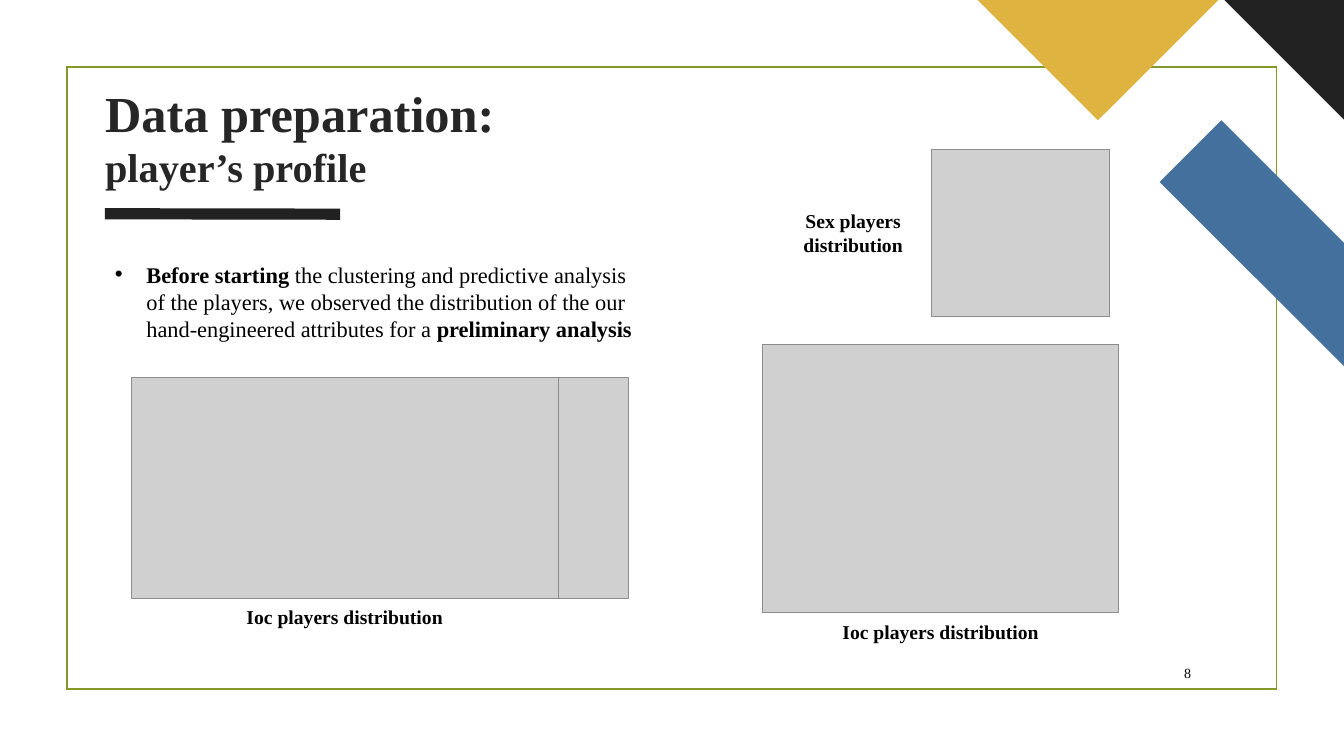
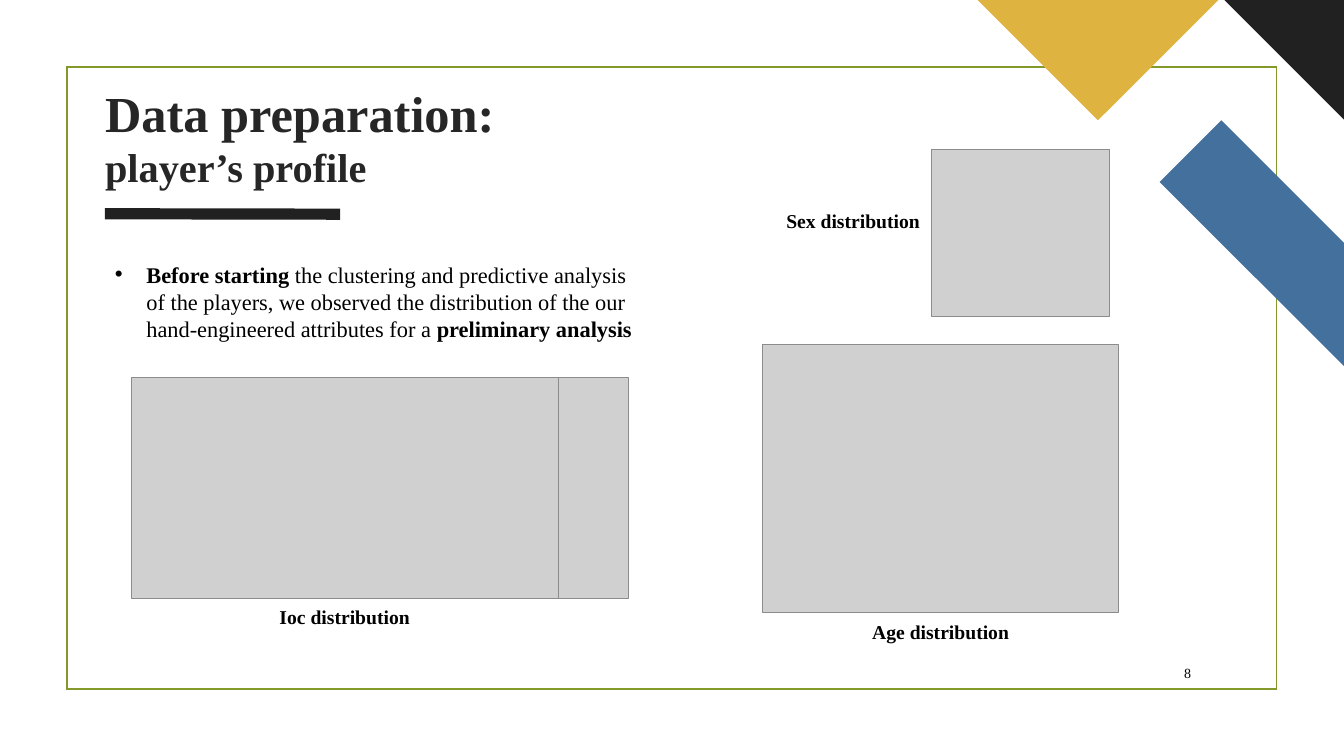
Before and after one commit to nikodallanoce/DataMiningProject, a slide deck: slide 8 of DM_14_project.pptx. Drawn at 1344x756 pixels with LibreOffice and Linux fonts; fonts in the diff are those of the drawing; grey boxes stand for pictures; background and template pictures are left out. Boxes give left, top, right and bottom in pixels: in the first picture for what was removed or moved away, otherwise in the second. Text is boxed around its words. In the diff, an @@ line names an element or a change of style, - is before the commit and + after.

```diff
--- a/DM_14_project.pptx
+++ b/DM_14_project.pptx
@@ text at (786, 214, 920, 229): text changed @@
-Sex players distribution
+Sex distribution
@@ text at (279, 610, 410, 625): text changed @@
-Ioc players distribution
+Ioc distribution
@@ text at (872, 625, 1009, 644): text changed @@
-Ioc players distribution
+Age distribution
```
Also in this commit, not shown: 6 other slides changed, 1 other file.
